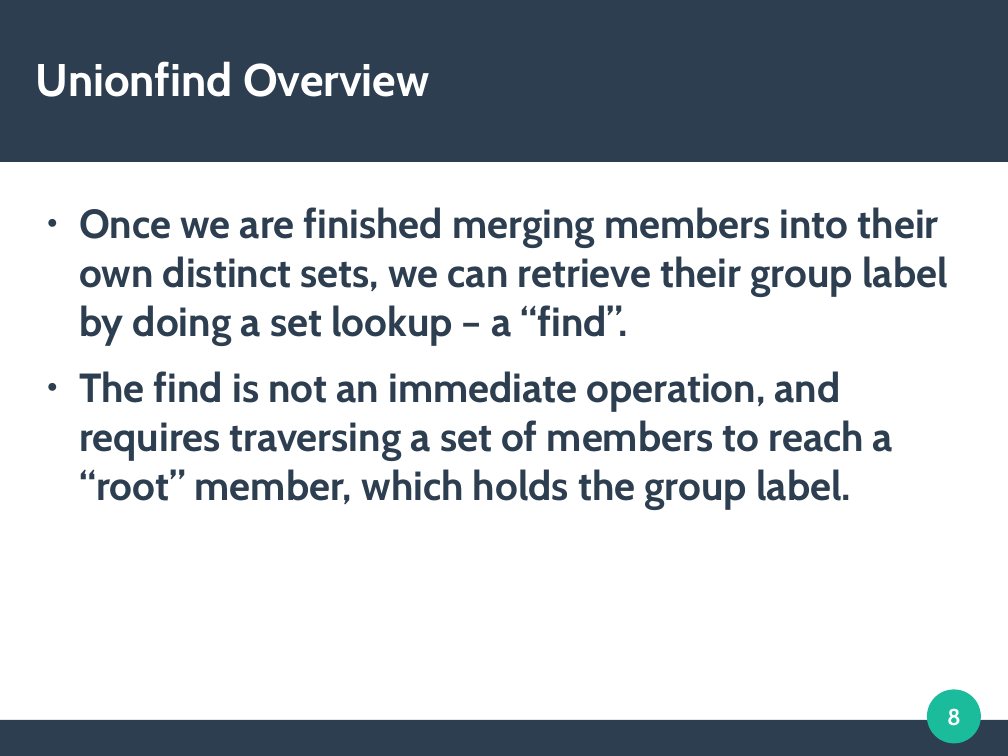
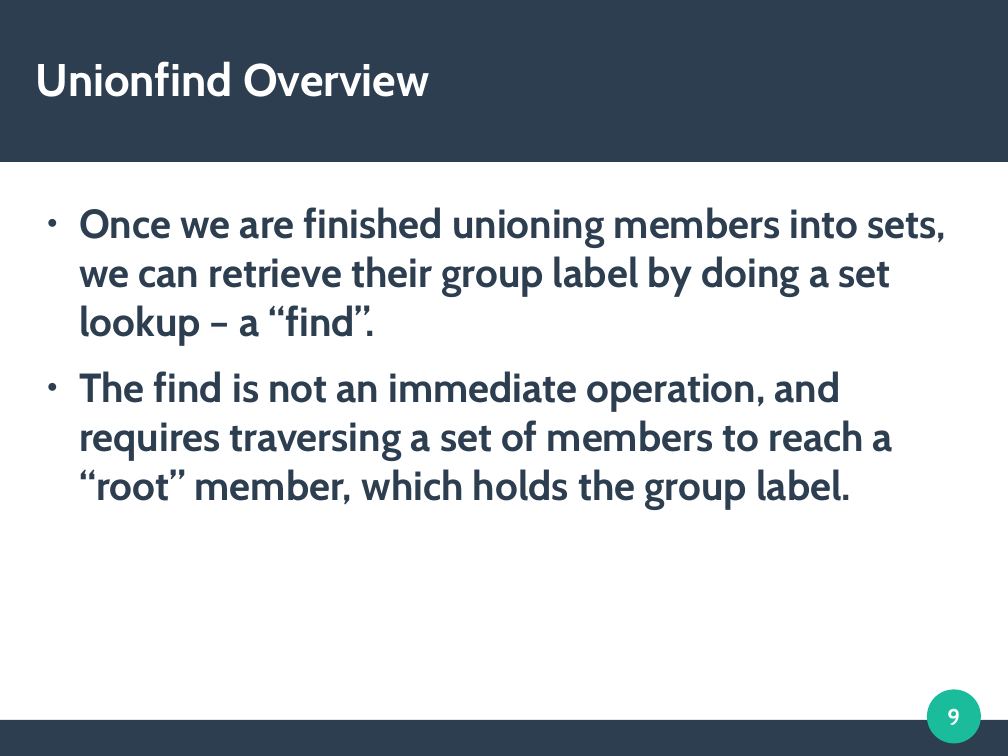
Before and after one commit to cycraig/ConnectedComponentsLabelling, a slide deck: slide 9 of presentation/Presentation.odp (slide 8 before the commit). Drawn at 1008x756 pixels with LibreOffice and Linux fonts; fonts in the diff are those of the drawing. Boxes give left, top, right and bottom in pixels: in the first picture for what was removed or moved away, otherwise in the second. Text is boxed around its words. In the diff, an @@ line names an element or a change of style, - is before the commit and + after.

```diff
--- a/presentation/Presentation.odp
+++ b/presentation/Presentation.odp
@@ text at (x1=79, y1=207, x2=946, y2=345): text changed @@
-● Once we are finished merging members into their own distinct sets, we can retrieve their group label by doing a set lookup – a “find”.
+● Once we are finished unioning members into sets, we can retrieve their group label by doing a set lookup – a “find”.
@@ page number at (x1=947, y1=708, x2=960, y2=725): text changed @@
-8
+9
```
Also in this commit, not shown: 6 other slides changed, 8 slides added.
